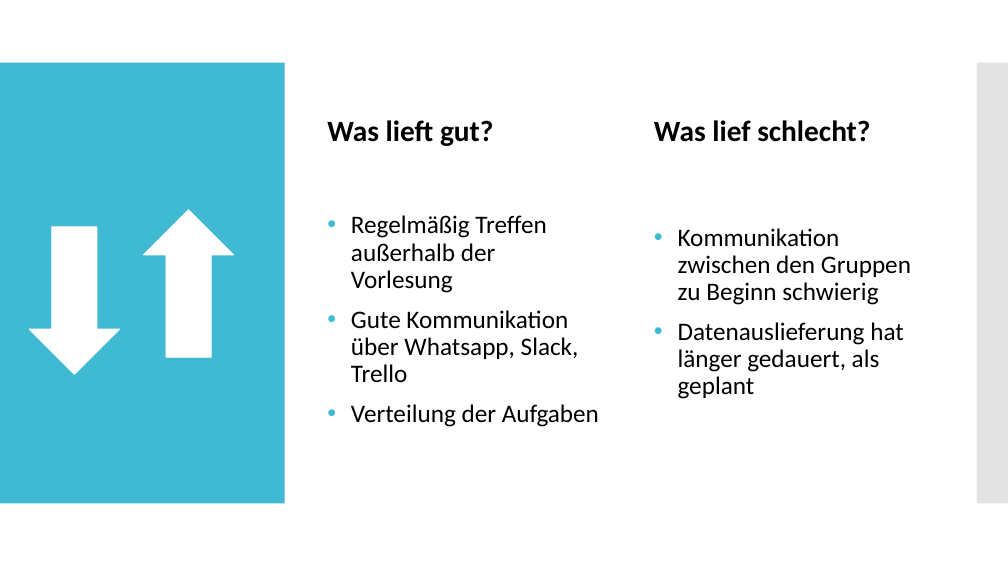
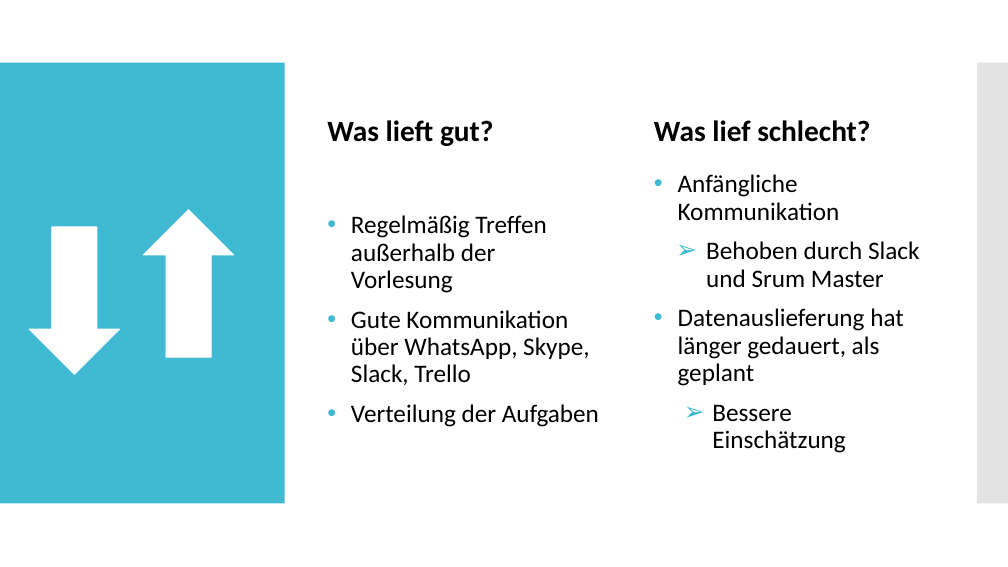
Before and after one commit to Datagroup-ModSim/ModSim17-data-generation-filters, a slide deck: slide 4 of presentations/Datenerzeugung und Datenanalyse_Sprint1_formatiert.pptx. Drawn at 1008x567 pixels with LibreOffice and Linux fonts; fonts in the diff are those of the drawing. Boxes give left, top, right and bottom in pixels: in the first picture for what was removed or moved away, otherwise in the second. Text is boxed around its words. In the diff, an @@ line names an element or a change of style, - is before the commit and + after.

```diff
--- a/presentations/Datenerzeugung und Datenanalyse_Sprint1_formatiert.pptx
+++ b/presentations/Datenerzeugung und Datenanalyse_Sprint1_formatiert.pptx
@@ text at [678,174,920,288]: text changed @@
-• Kommunikation zwischen den Gruppen zu Beginn schwierig
+• Anfängliche Kommunikation
+➢ Behoben durch Slack und Srum Master
@@ text at [351,310,589,385]: text changed @@
-• Gute Kommunikation über Whatsapp, Slack, Trello
+• Gute Kommunikation über WhatsApp, Skype, Slack, Trello
@@ text at [712,404,845,453]: paragraph added @@
+➢ Bessere Einschätzung
```
Also in this commit, not shown: 6 other slides changed, 1 slide added, 1 slide removed.
